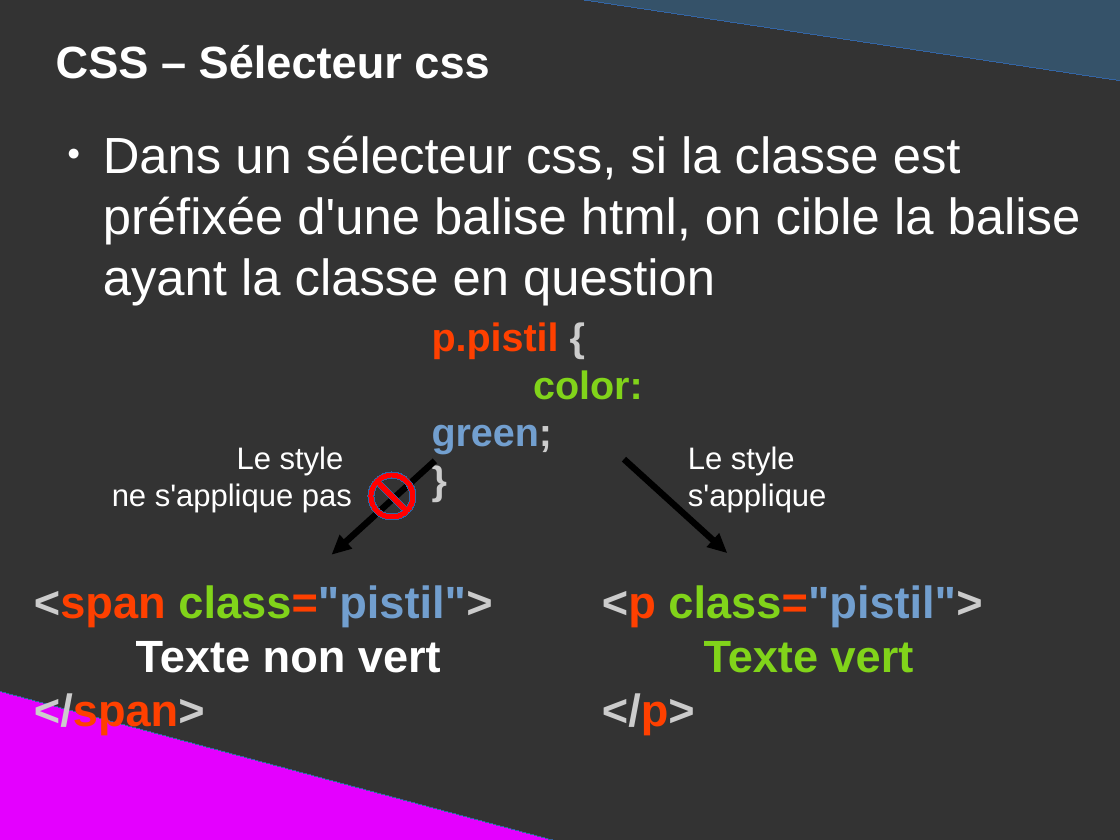
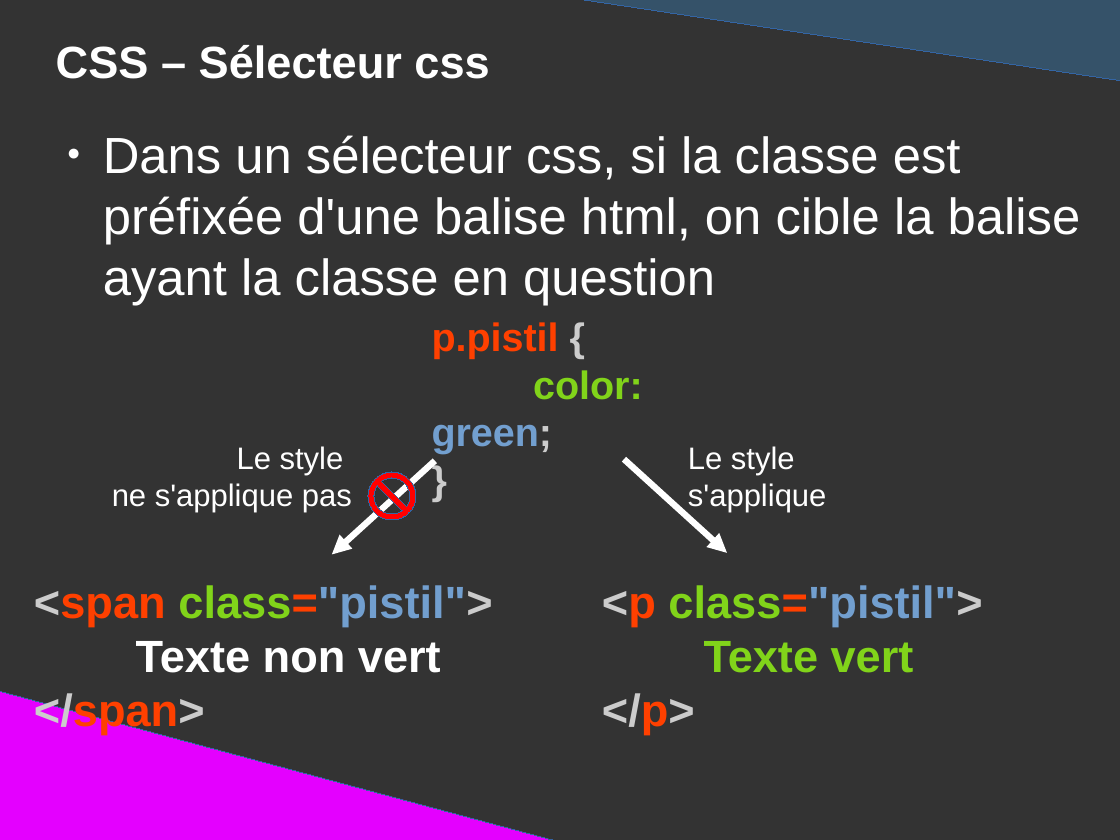
Before and after one commit to DanYellow/presentations, a slide deck: slide 88 of mmi/html/travaux-pratiques/numero-1/presentation.odp. Drawn at 1120x840 pixels with LibreOffice and Linux fonts; fonts in the diff are those of the drawing. Boxes give left, top, right and bottom in pixels: in the first picture for what was removed or moved away, otherwise in the second. Text is boxed around its words. In the diff, an @@ line names an element or a change of style, - is before the commit and + after.

```diff
--- a/mmi/html/travaux-pratiques/numero-1/presentation.odp
+++ b/mmi/html/travaux-pratiques/numero-1/presentation.odp
@@ arrow (435, 461) - (332, 555): stroke #000000 4.51 pt to #FFFFFF 4.51 pt @@
@@ arrow (624, 459) - (728, 553): stroke #000000 4.51 pt to #FFFFFF 4.51 pt @@
```
Also in this commit, not shown: 8 other slides changed, 3 other files.
